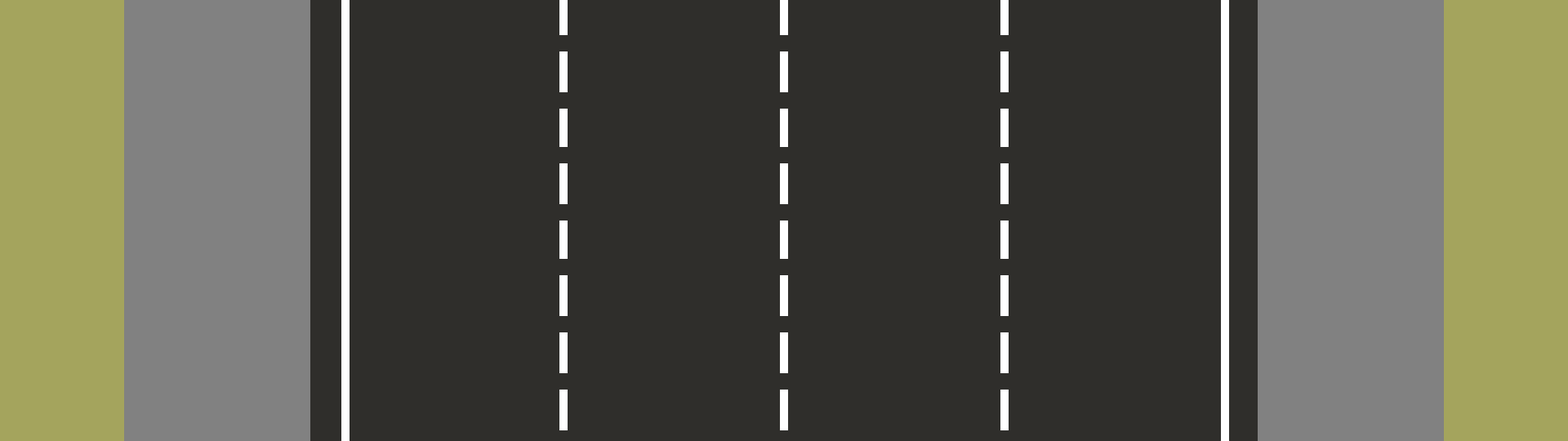
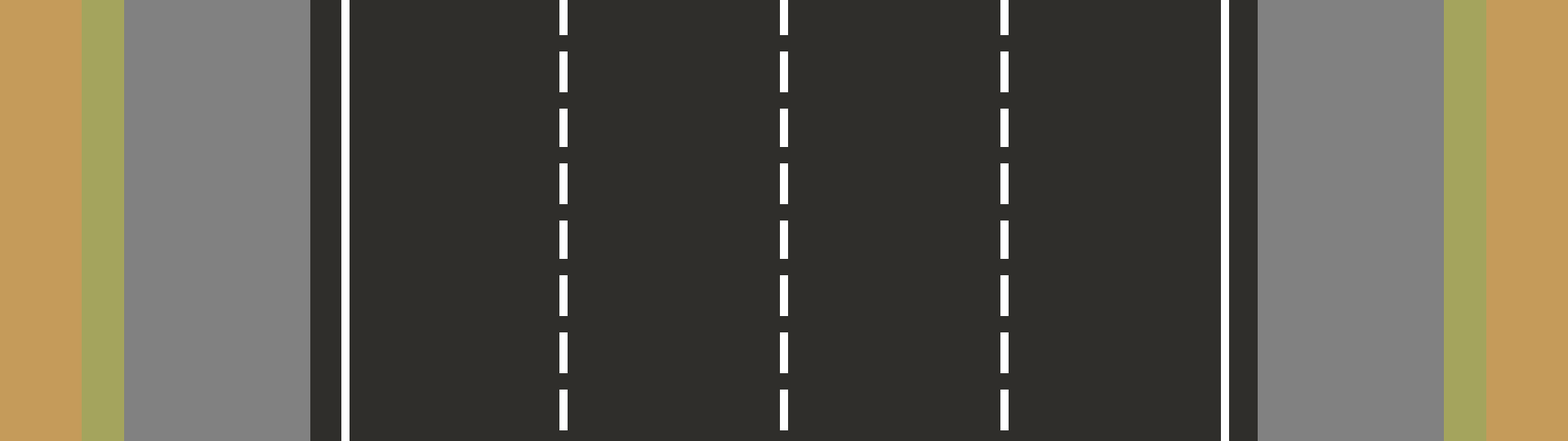
Layers edited between the first and the second 1568 x 441 image:
added layer "Rectangle 7 copy" (40%) above "Rectangle 7" over [0, 0, 82, 441]
added layer "Rectangle 7" (40%) above "Rectangle 6 copy" over [1486, 0, 1568, 441]
